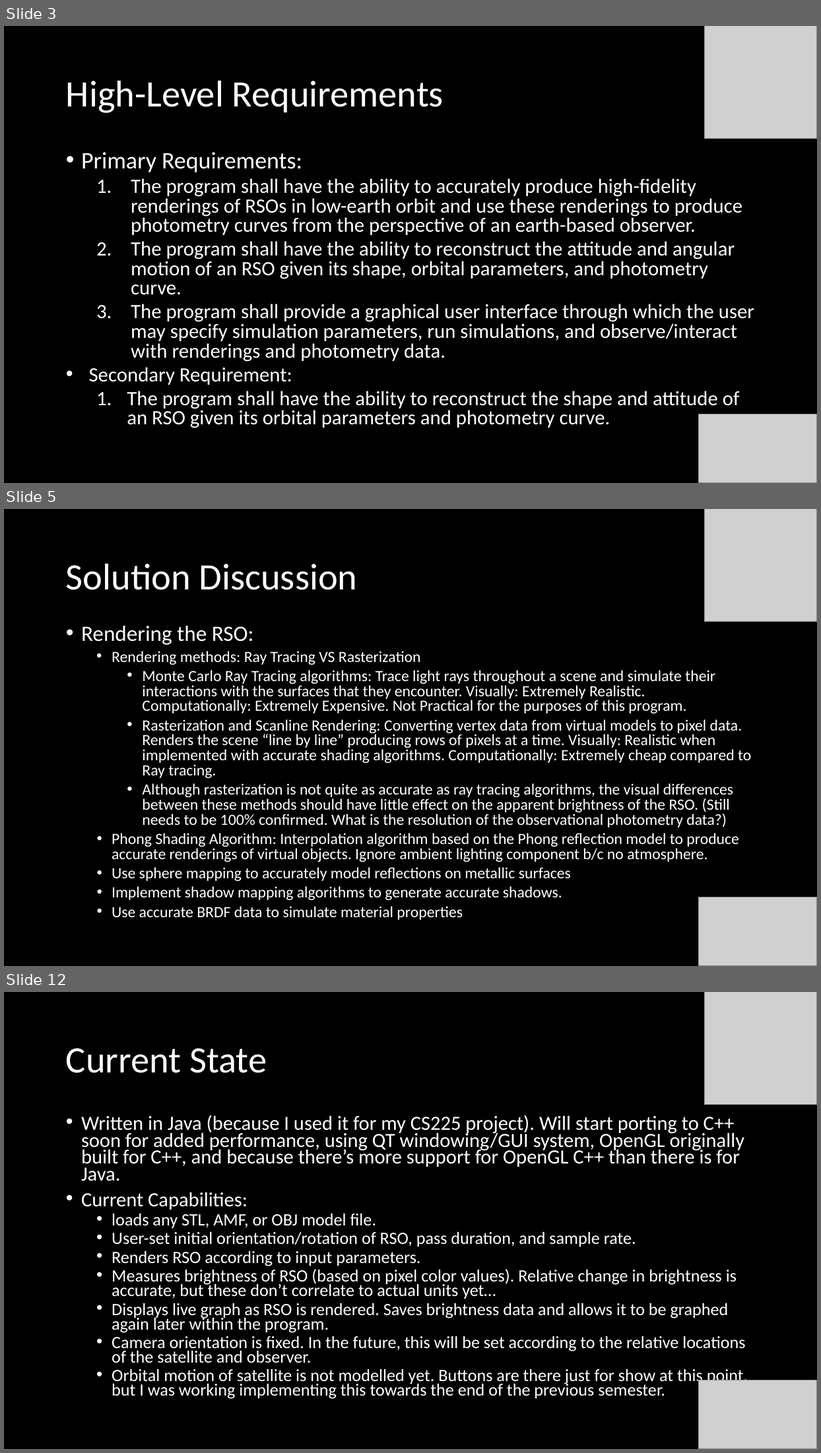
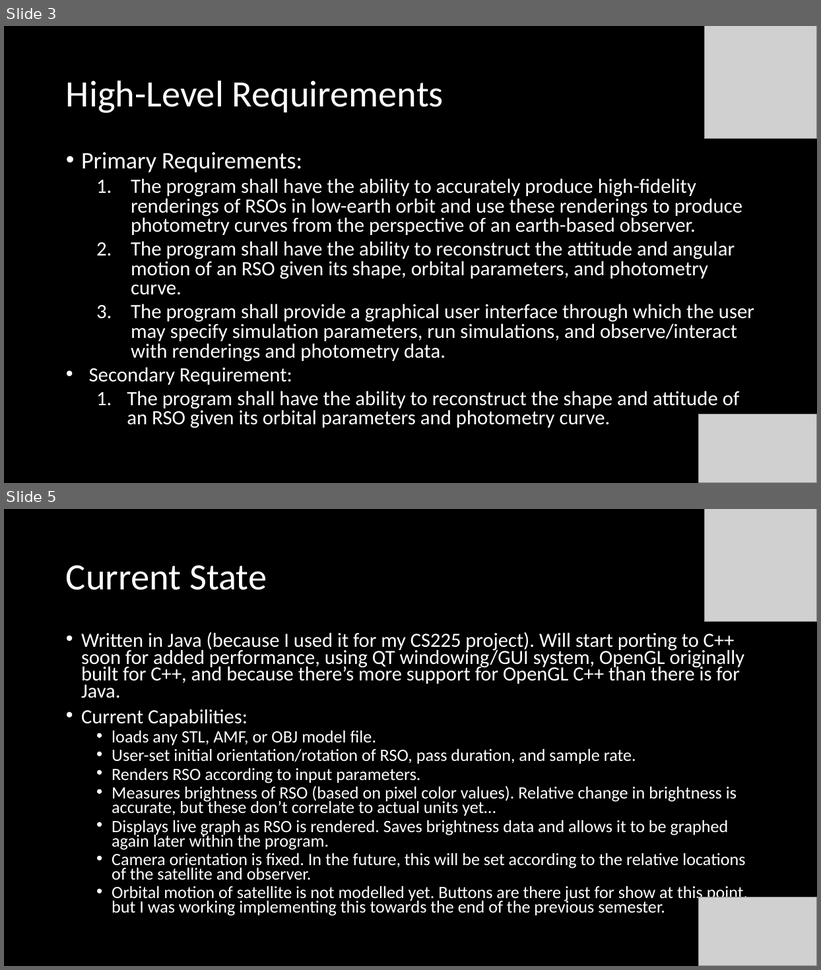
Before and after one commit to henry-valentine/COMPASS, a slide deck: documentation/COMPASS Project Overview.pptx. Shown one above the other, each under a label of ours: slides 3, 5 and 12 before the commit, slides 3 and 5 after it; the slides between them are not shown. The pictures are 821x1453 and 821x970 pixels, drawn with LibreOffice and Linux fonts; fonts in the diff are those of the drawing; grey boxes stand for pictures. Boxes give left, top, right and bottom in pixels: in the first picture for what was removed or moved away, otherwise in the second. Text is boxed around its words. In the diff, an @@ line names an element or a change of style, - is before the commit and + after.

```diff
--- a/documentation/COMPASS Project Overview.pptx
+++ b/documentation/COMPASS Project Overview.pptx
@@ slide 5 removed at <box>4,509,817,966</box>, background #000000 @@
@@ picture removed at <box>704,509,817,622</box> @@
@@ title removed at <box>66,563,358,590</box> @@
-Solution Discussion
@@ text removed at <box>81,626,751,920</box> @@
-• Rendering the RSO:
-  • Rendering methods: Ray Tracing VS Rasterization
-    • Monte Carlo Ray Tracing algorithms: Trace light rays throughout a scene and simulate their interactions with the surfaces that they encounter. Visually: Extremely Realistic. Computationally: Extremely Expensive. Not Practical for the purposes of this program.
-    • Rasterization and Scanline Rendering: Converting vertex data from virtual models to pixel data. Renders the scene “line by line” producing rows of pixels at a time. Visually: Realistic when implemented with accurate shading algorithms. Computationally: Extremely cheap compared to Ray tracing.
-    • Although rasterization is not quite as accurate as ray tracing algorithms, the visual differences between these methods should have little effect on the apparent brightness of the RSO. (Still needs to be 100% confirmed. What is the resolution of the observational photometry data?)
-    • Phong Shading Algorithm: Interpolation algorithm based on the Phong reflection model to produce accurate renderings of virtual objects. Ignore ambient lighting component b/c no atmosphere.
-    • Use sphere mapping to accurately model reflections on metallic surfaces
-    • Implement shadow mapping algorithms to generate accurate shadows.
-    • Use accurate BRDF data to simulate material properties
@@ picture removed at <box>699,898,817,966</box> @@
@@ what was slide 12 is now slide 5 @@
```
Also in this commit, not shown: 2 slides changed, 6 other slides removed, 14 other files.
